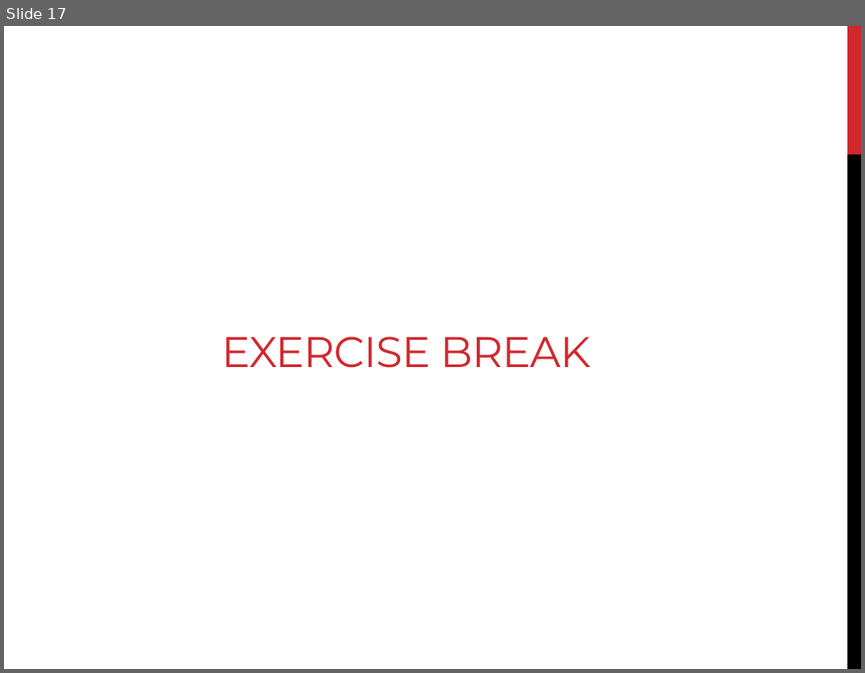
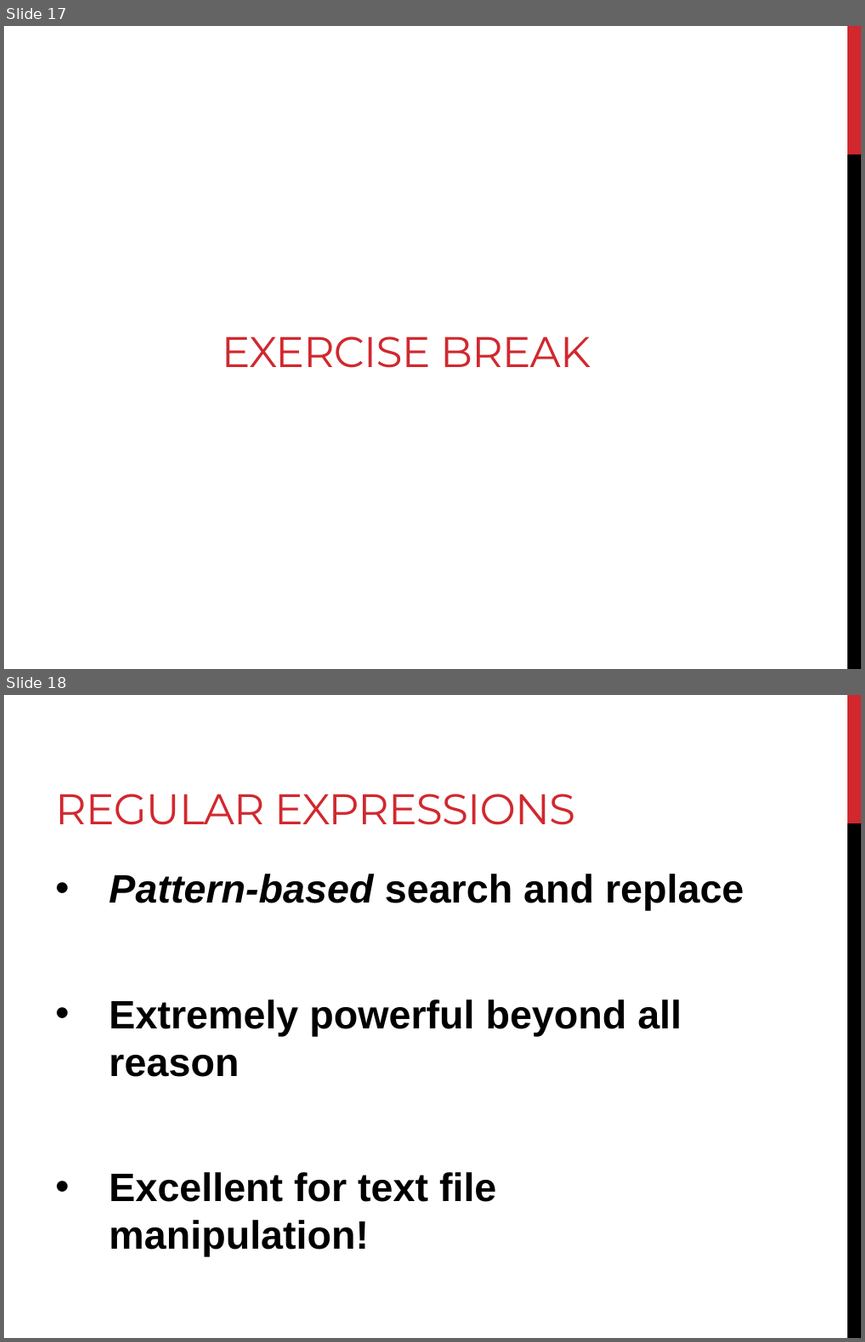
Before and after one commit to sjspielman/lacawac2017, a slide deck: day2/commandline.pptx. Shown one above the other, each under a label of ours: slide 17 before the commit, slides 17 and 18 after it. The pictures are 865x673 and 865x1342 pixels, drawn with LibreOffice and Linux fonts; fonts in the diff are those of the drawing. Boxes give left, top, right and bottom in pixels: in the first picture for what was removed or moved away, otherwise in the second. Text is boxed around its words. In the diff, an @@ line names an element or a change of style, - is before the commit and + after.

```diff
--- a/day2/commandline.pptx
+++ b/day2/commandline.pptx
@@ slide 18 added at (4,695,861,1338), background #FFFFFF; not listed: 2 template elements that a slide beside it also shows @@
@@ title added at (55,794,575,825), 36 pt, text #D1282E @@
+REGULAR EXPRESSIONS
@@ text added at (109,873,744,1256), 33.3 pt, text #000000, bold @@
+• Pattern-based search and replace
+• Extremely powerful beyond all reason
+• Excellent for text file manipulation!
```
Also in this commit, not shown: 27 other slides added, 3 slides removed, 11 other files.
